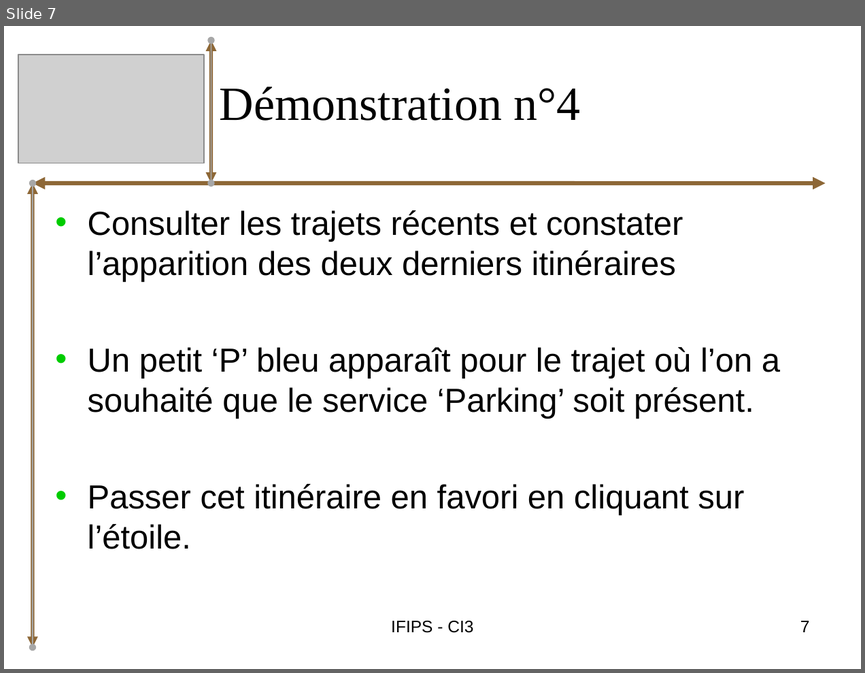
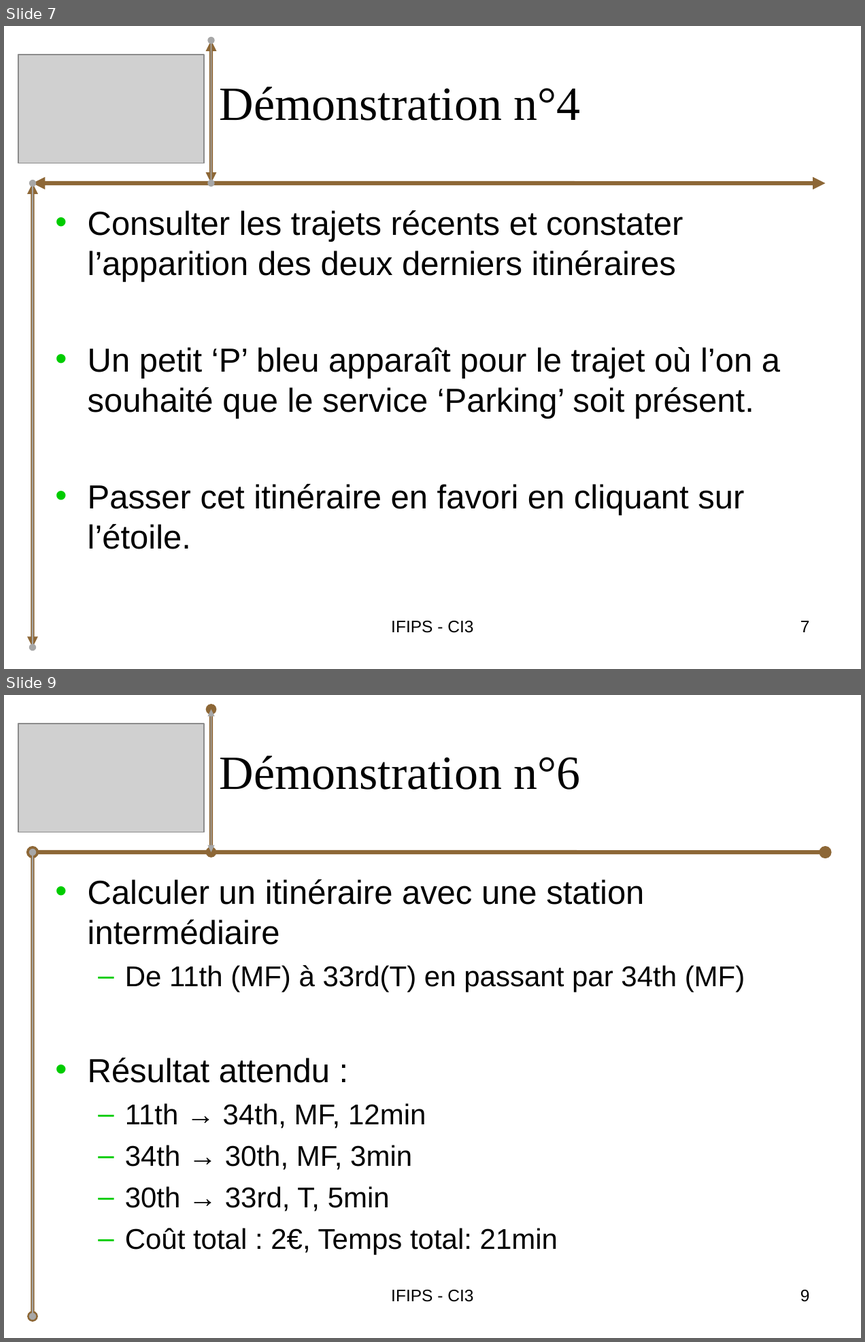
Before and after one commit to bryan-brancotte/projetgl-2008, a slide deck: doc/Soutenance/iGo_Soutenance_Pierrick.ppt. Shown one above the other, each under a label of ours: slide 7 before the commit, slides 7 and 9 after it; the slides between them are not shown. The pictures are 865x673 and 865x1342 pixels, drawn with LibreOffice and Linux fonts; fonts in the diff are those of the drawing; grey boxes stand for pictures. Boxes give left, top, right and bottom in pixels: in the first picture for what was removed or moved away, otherwise in the second. Text is boxed around its words. In the diff, an @@ line names an element or a change of style, - is before the commit and + after.

```diff
--- a/doc/Soutenance/iGo_Soutenance_Pierrick.ppt
+++ b/doc/Soutenance/iGo_Soutenance_Pierrick.ppt
@@ slide 9 added at (x1=4, y1=695, x2=861, y2=1338), background #FFFFFF @@
@@ double arrow added from (211, 852) to (211, 709), #8D6736 3 pt @@
@@ double arrow added from (211, 852) to (211, 709), #A7A7A7 0.99 pt @@
@@ picture added at (x1=18, y1=724, x2=205, y2=831) @@
@@ title added at (x1=220, y1=756, x2=581, y2=790), 40 pt, text #000000 @@
+Démonstration n°6
@@ double arrow added from (33, 852) to (825, 852), #8D6736 3.49 pt @@
@@ double arrow added from (33, 1317) to (33, 852), #8D6736 3 pt @@
@@ double arrow added from (33, 1317) to (33, 852), #A7A7A7 0.99 pt @@
@@ text added at (x1=88, y1=879, x2=745, y2=1254), 24 pt, text #000000 @@
+• Calculer un itinéraire avec une station intermédiaire
+  – De 11th (MF) à 33rd(T) en passant par 34th (MF)
+• Résultat attendu :
+  – 11th → 34th, MF, 12min
+  – 34th → 30th, MF, 3min
+  – 30th → 33rd, T, 5min
+  – Coût total : 2€, Temps total: 21min
@@ text added at (x1=391, y1=1289, x2=473, y2=1302), 14 pt, text #000000 @@
+IFIPS - CI3
@@ page number added at (x1=800, y1=1289, x2=810, y2=1302), 14 pt, text #000000 @@
+9
```
Also in this commit, not shown: 5 slides changed, 4 other slides added, 2 other files.
